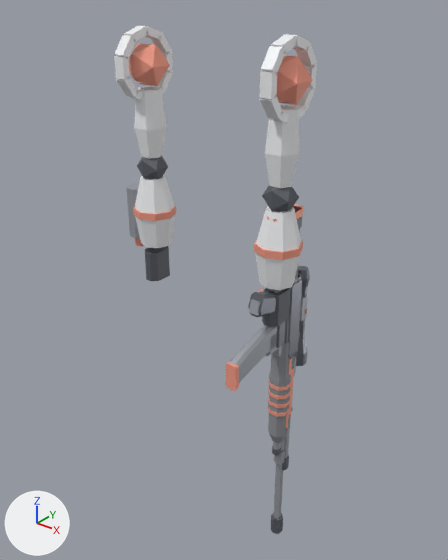
Renders of the glTF model game/player/robot/orbit_arms.glb from each side of a commit.
Both versions are drawn from a 50 mm camera at (1.006, -1.206, 1.602) aimed at (-0.004, 0.056, 0.819). Lighting does not change. The marker at lower left points along +X, +Y and +Z. The picture after the commit comes second. Vertices at exactly the same position are counted once.

Names of what the first picture shows: 'OrbitArms'.
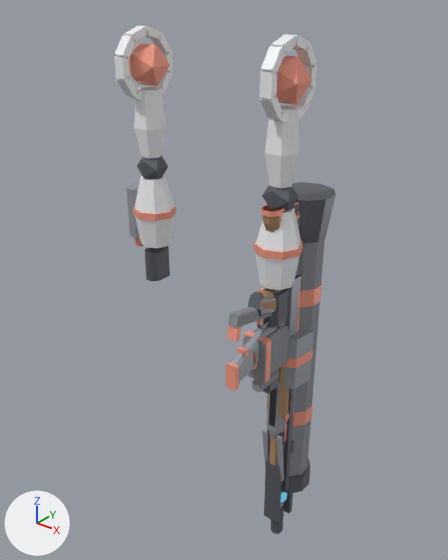
Pixel boxes (x1, y1, x2, y2) of what changed, in the pictures (448 x 560 px):
'OrbitArms', reshaped (9% wider): before (114, 26, 317, 534); after (114, 26, 336, 534)
part 1 of me_orbitarms, added: after (248, 292, 263, 311)
part 2 of me_orbitarms, added: after (259, 301, 276, 311)
part 3 of me_orbitarms, added: after (227, 324, 241, 342)
part 4 of me_orbitarms, added: after (228, 307, 272, 328)
part 5 of me_orbitarms, added: after (281, 388, 295, 492)
part 6 of me_orbitarms, added: after (237, 182, 336, 523)

Diff of the bpy script that builds the scene:
```diff
--- a/game/player/robot/orbit_arms.glb.py
+++ b/game/player/robot/orbit_arms.glb.py
@@ me_orbitarms @@
-me_orbitarms.from_pydata(...)  # 1372 vertices, 2344 faces; spans x -0.3..0.28, y -0.19..0.15, z -0.03..1.49
+me_orbitarms.from_pydata(...)  # 3466 vertices, 5939 faces; spans x -0.3..0.29, y -0.19..0.19, z -0.03..1.49
+# me_orbitarms part 1: the loose piece of 16 vertices spanning x 0.2..0.23, y -0.1..0.03, z 0.81..0.9 is copied, and the copy is moved by (0.0, -0.01, 0.0), in mat_revolver_gun (grey #73767e); it spans x 0.2..0.23, y -0.1..0.02, z 0.81..0.9
+# me_orbitarms part 2: the loose piece of 16 vertices spanning x 0.2..0.23, y -0.1..0.03, z 0.81..0.9 is copied, and the copy is scaled about its middle by (0.998, 0.742, 0.79), then moved by (0.0, -0.02, 0.0), in mat_revolver_wood (brown #ad8965); it spans x 0.19..0.23, y -0.1..0.0, z 0.82..0.9
+# me_orbitarms part 3: the loose piece of 8 vertices spanning x 0.21..0.22, y -0.02..-0.01, z 0.76..0.83 is copied, and the copy is scaled about its middle by (2.33, 1.14, 0.542), then moved by (0.0, -0.17, 0.04), in mat_machine_pistol_accent (beige #f9a089); it spans x 0.2..0.23, y -0.19..-0.17, z 0.82..0.85
+# me_orbitarms part 4: the loose piece of 16 vertices spanning x 0.19..0.24, y 0.02..0.05, z 0.7..0.89 is copied, and the copy is turned 78 degrees about the x axis through its middle and scaled by 1.09, then moved by (0.0, -0.11, 0.05), in mat_machine_pistol_polymer (grey #8e9095); it spans x 0.2..0.23, y -0.19..0.03, z 0.81..0.89
+# me_orbitarms part 5: a new loose piece, a box spanning x 0.179..0.251, y 0.041..0.059, z 0.175..0.705, in mat_break_action_gun (grey #73767e)
+# me_orbitarms part 6: 1714 vertices added at x 0.12..0.29, y -0.15..0.19, z 0.04..1.12
+# other edits to the shape of me_orbitarms do not show in these pictures
 me_orbitarms.materials.append(mat_armor)
@@ me_orbitarms @@
 me_orbitarms.materials.append(mat_sniper_polymer)
+me_orbitarms.materials.append(mat_revolver_gun)  # grey #73767e
+me_orbitarms.materials.append(mat_revolver_detail)  # grey #a2a6ad
+me_orbitarms.materials.append(mat_revolver_accent)  # beige #f9a089
+me_orbitarms.materials.append(mat_revolver_wood)  # brown #ad8965
+me_orbitarms.materials.append(mat_machine_pistol_gun)  # grey #73767e
+me_orbitarms.materials.append(mat_machine_pistol_detail)  # grey #a2a6ad
+me_orbitarms.materials.append(mat_machine_pistol_accent)  # beige #f9a089
+me_orbitarms.materials.append(mat_machine_pistol_polymer)  # grey #8e9095
+me_orbitarms.materials.append(mat_break_action_gun)  # grey #73767e
+me_orbitarms.materials.append(mat_break_action_detail)  # grey #a2a6ad
+me_orbitarms.materials.append(mat_break_action_accent)  # beige #f9a089
+me_orbitarms.materials.append(mat_break_action_wood)  # brown #ad8965
+me_orbitarms.materials.append(mat_smg_gun)  # grey #73767e
+me_orbitarms.materials.append(mat_smg_detail)  # grey #a2a6ad
+me_orbitarms.materials.append(mat_smg_accent)  # beige #f9a089
+me_orbitarms.materials.append(mat_smg_lens)  # dark blue #3f5969, glowing cyan #59b3cb
+me_orbitarms.materials.append(mat_smg_polymer)  # grey #8e9095
+me_orbitarms.materials.append(mat_burst_rifle_gun)  # grey #73767e
+me_orbitarms.materials.append(mat_burst_rifle_detail)  # grey #a2a6ad
+me_orbitarms.materials.append(mat_burst_rifle_accent)  # beige #f9a089
+me_orbitarms.materials.append(mat_burst_rifle_lens)  # dark blue #3f5969, glowing cyan #59b3cb
+me_orbitarms.materials.append(mat_burst_rifle_polymer)  # grey #8e9095
+me_orbitarms.materials.append(mat_lmg_gun)  # grey #73767e
+me_orbitarms.materials.append(mat_lmg_detail)  # grey #a2a6ad
+me_orbitarms.materials.append(mat_lmg_accent)  # beige #f9a089
+me_orbitarms.materials.append(mat_lmg_polymer)  # grey #8e9095
+me_orbitarms.materials.append(mat_lever_action_gun)  # grey #73767e
+me_orbitarms.materials.append(mat_lever_action_detail)  # grey #a2a6ad
+me_orbitarms.materials.append(mat_lever_action_accent)  # beige #f9a089
+me_orbitarms.materials.append(mat_lever_action_wood)  # brown #ad8965
+me_orbitarms.materials.append(mat_bolt_action_gun)  # grey #73767e
+me_orbitarms.materials.append(mat_bolt_action_detail)  # grey #a2a6ad
+me_orbitarms.materials.append(mat_bolt_action_accent)  # beige #f9a089
+me_orbitarms.materials.append(mat_bolt_action_wood)  # brown #ad8965
+me_orbitarms.materials.append(mat_railgun_gun)  # grey #73767e
+me_orbitarms.materials.append(mat_railgun_detail)  # grey #a2a6ad
+me_orbitarms.materials.append(mat_railgun_accent)  # beige #f9a089
+me_orbitarms.materials.append(mat_railgun_lens)  # dark blue #3f5969, glowing cyan #59b3cb
+me_orbitarms.materials.append(mat_railgun_polymer)  # grey #8e9095
+me_orbitarms.materials.append(mat_rocket_launcher_gun)  # grey #73767e
+me_orbitarms.materials.append(mat_rocket_launcher_detail)  # grey #a2a6ad
+me_orbitarms.materials.append(mat_rocket_launcher_accent)  # beige #f9a089
+me_orbitarms.materials.append(mat_rocket_launcher_lens)  # dark blue #3f5969, glowing cyan #59b3cb
+me_orbitarms.materials.append(mat_rocket_launcher_polymer)  # grey #8e9095
+me_orbitarms.materials.append(mat_grenade_launcher_gun)  # grey #73767e
+me_orbitarms.materials.append(mat_grenade_launcher_detail)  # grey #a2a6ad
+me_orbitarms.materials.append(mat_grenade_launcher_accent)  # beige #f9a089
+me_orbitarms.materials.append(mat_grenade_launcher_polymer)  # grey #8e9095
```
